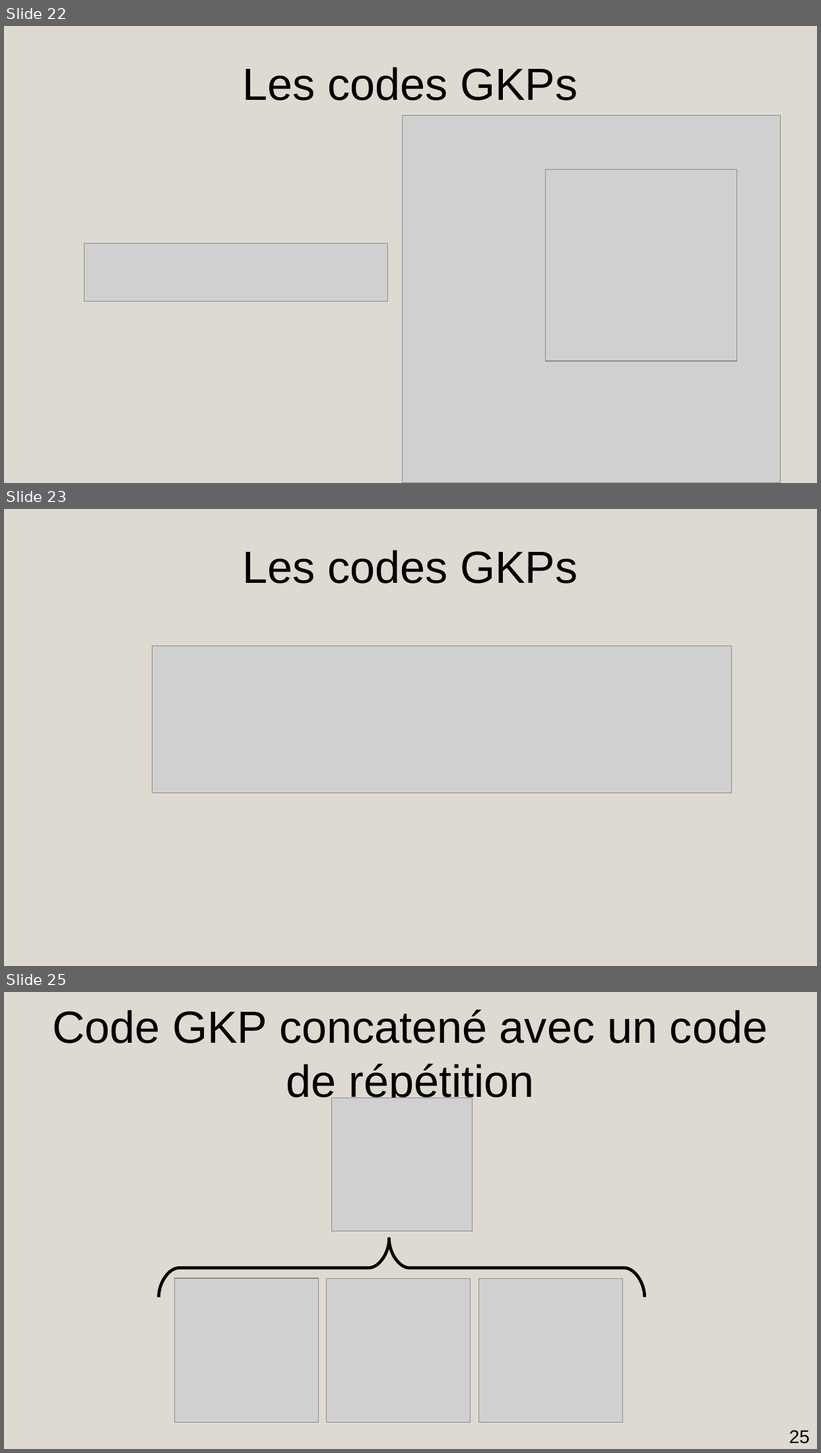
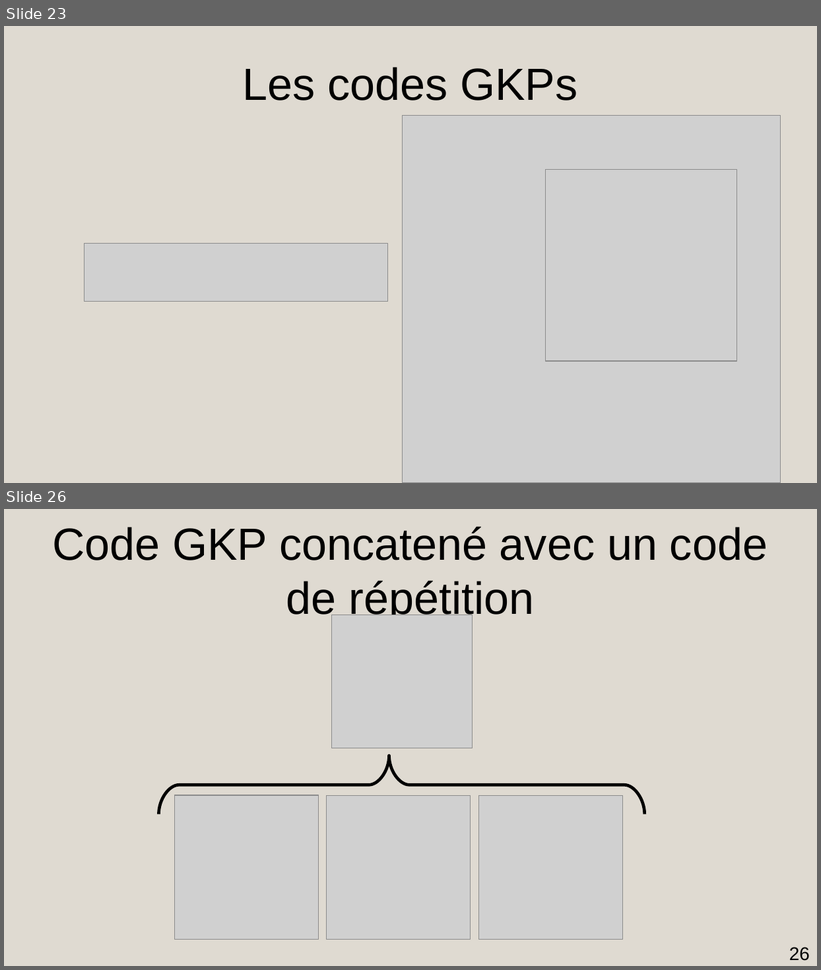
Before and after one commit to AmdaU/presentations, a slide deck: Seminaire/Seminaire.odp. Shown one above the other, each under a label of ours: slides 22, 23 and 25 before the commit, slides 23 and 26 after it; the slides between them are not shown. The pictures are 821x1453 and 821x970 pixels, drawn with LibreOffice and Linux fonts; fonts in the diff are those of the drawing; grey boxes stand for pictures. Boxes give left, top, right and bottom in pixels: in the first picture for what was removed or moved away, otherwise in the second. Text is boxed around its words. In the diff, an @@ line names an element or a change of style, - is before the commit and + after.

```diff
--- a/Seminaire/Seminaire.odp
+++ b/Seminaire/Seminaire.odp
@@ slide 23 removed at <box>4,509,817,966</box>, background #DFDAD1 @@
@@ title removed at <box>242,550,578,584</box> @@
-Les codes GKPs
@@ picture removed at <box>152,646,732,794</box> @@
@@ what was slide 22 is now slide 23 @@
@@ what was slide 25 is now slide 26 @@
@@ page number at <box>789,947,810,961</box>: text changed @@
-25
+26
```
Also in this commit, not shown: 4 slides changed, 6 slides added, 4 other slides removed, 50 other files.
